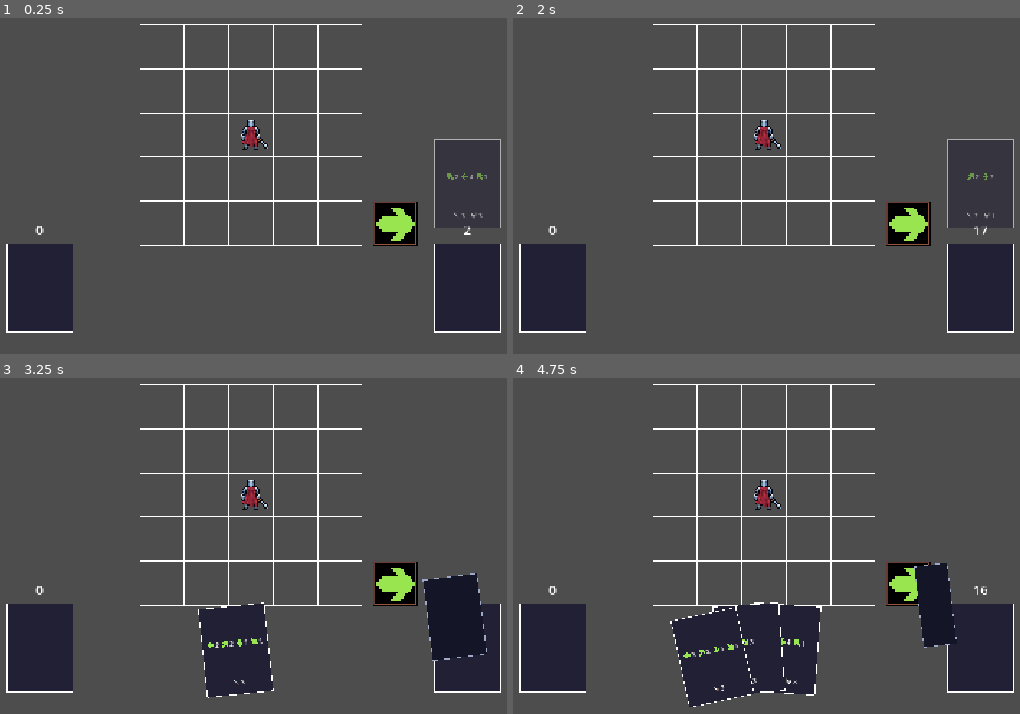
Above: before the commit, frames 1-4 (two rows, left to right).
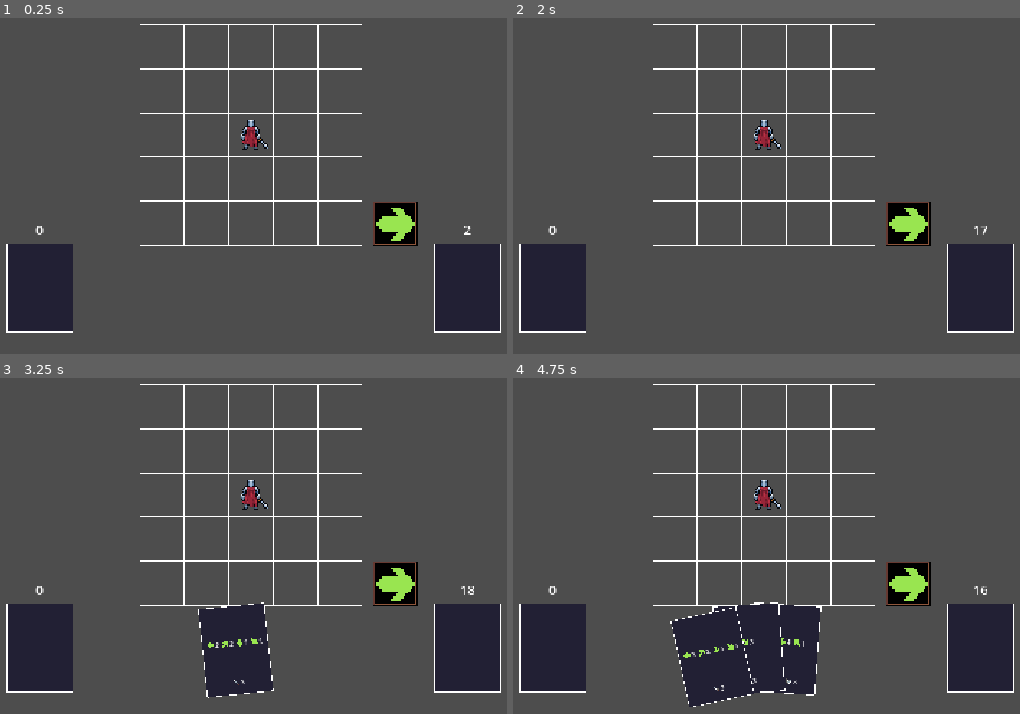
Above: after the commit, the same moments.

Repository: TheLizarditto/Foxtrot1Prototipo
Game: Godot game, scene res://Scenes/main.tscn
Same seed, same stepped clock (60 frames per second), same inputs: the game is played once before the commit and once after it.
Inputs (mouse positions are in pixels of both pictures, inside the frame that each line leads up to):
- Up to frame 1 (0.25 s): no input
- Up to frame 2 (2 s): move the mouse to (938, 112) at 0.52 s; move the mouse to (604, 159) at 1.27 s
- Up to frame 3 (3.25 s): move the mouse to (329, 394) at 2.02 s; move the mouse to (212, 586) at 2.77 s
- Up to frame 4 (4.75 s): move the mouse to (1004, 562) at 3.52 s; move the mouse to (523, 428) at 4.27 s

The runs differ from the first frame. In frame 1, 3.5% of the frame differs, in the area x 85-99%, y 36-63%; in frame 2, 3.5%; in frame 3, 1.1%; in frame 4, 1.5%.
Error after the commit: Invalid assignment of property or key 'texture' with value of type 'Nil' on a base object of type 'Nil'. (res://Scripts/carta.gd:83)

Commit message:
Feat: Controlar el límite máximo de cartas en mano & logica de sprites en el dorso y reverso de las cartas

Diff:
--- a/Scripts/carta.gd
+++ b/Scripts/carta.gd
@@ -37,6 +37,7 @@
 
 @export var tamano_carta := Vector2i(96, 128)
 @export var sprite_fondo: Texture2D
+@export var sprite_reverso: Texture2D
 @export var movimientos: Array[Vector2i] = []
 @export var ataque := 0
 @export var defensa := 0
@@ -48,6 +49,7 @@
 @onready var atributos_contenedor: HBoxContainer = $Contenido/Atributos
 
 var ejecutando := false
+var boca_abajo := false
 
 # Inicializa la carta, ajusta sus valores y muestra movimientos y atributos.
 func _ready() -> void:
@@ -56,12 +58,39 @@
 	delay_entre_movimientos = maxf(delay_entre_movimientos, 0.0)
 	_limitar_movimientos()
 
-	fondo.texture = sprite_fondo
-	if sprite_fondo != null:
-		fondo.scale = Vector2(tamano_carta) / sprite_fondo.get_size()
-
 	_mostrar_movimientos()
 	_mostrar_atributos()
+
+	if boca_abajo:
+		mostrar_reverso()
+	else:
+		mostrar_frente()
+
+
+# Muestra la cara frontal de la carta (frente) con sus datos.
+func mostrar_frente() -> void:
+	boca_abajo = false
+	fondo.texture = sprite_fondo
+	_actualizar_escala_fondo()
+	var contenido := get_node_or_null("Contenido") as CanvasItem
+	if contenido != null:
+		contenido.visible = true
+
+
+# Muestra el reverso de la carta (boca abajo) ocultando sus datos.
+func mostrar_reverso() -> void:
+	boca_abajo = true
+	fondo.texture = sprite_reverso
+	_actualizar_escala_fondo()
+	var contenido := get_node_or_null("Contenido") as CanvasItem
+	if contenido != null:
+		contenido.visible = false
+
+
+# Ajusta la escala del sprite de fondo segun la textura cargada.
+func _actualizar_escala_fondo() -> void:
+	if fondo != null and fondo.texture != null:
+		fondo.scale = Vector2(tamano_carta) / fondo.texture.get_size()
 
 
 # Ejecuta los movimientos de la carta sobre el personaje indicado.
--- a/Scripts/mano.gd
+++ b/Scripts/mano.gd
@@ -31,8 +31,7 @@
 	_actualizar_hover()
 
 
-# Roba la proxima carta del mazo y la agrega al final de la mano. Es para robar una carta
-# Devuelve false si la mano esta llena o el mazo no tiene cartas disponibles.
+# Roba una carta del mazo especificado y la agrega a la mano.
 func robar_carta(mazo_robo: MazoRobo) -> bool:
 	if mazo_robo == null or esta_llena():
 		return false
@@ -47,8 +46,7 @@
 	return true
 
 
-# Roba cartas del mazo hasta completar la cantidad configurada de la mano. Es para llenar la mano
-# Devuelve la cantidad de cartas que pudo cargar.
+# Llena la mano sacando cartas del mazo de robo.
 func cargar_desde_mazo(mazo_robo: MazoRobo) -> int:
 	var cantidad_cargada := 0
 
@@ -58,7 +56,7 @@
 	return cantidad_cargada
 
 
-# Roba una carta y la anima desde el mazo hasta su lugar en la mano.
+# Roba una carta del mazo realizando una animacion desde la posicion del mazo.
 func robar_carta_animada(mazo_robo: MazoRobo) -> bool:
 	if mazo_robo == null or esta_llena():
 		return false
@@ -74,7 +72,7 @@
 	return true
 
 
-# Reparte cartas una por una hasta completar la mano.
+# Llena la mano sacando cartas animadas una por una desde el mazo de robo.
 func cargar_desde_mazo_animada(mazo_robo: MazoRobo) -> int:
 	var cantidad_cargada := 0
 
@@ -87,12 +85,12 @@
 	return cantidad_cargada
 
 
-# Devuelve la cantidad actual de cartas en la mano.
+# Devuelve la cantidad de cartas en la mano.
 func cantidad() -> int:
 	return mano.size()
 
 
-# Indica si la mano alcanzo la cantidad de cartas configurada.
+# Indica si la mano llego a su capacidad maxima.
 func esta_llena() -> bool:
 	return cantidad() >= maxi(cantidad_cartas_mano, 0)
 
@@ -102,7 +100,7 @@
 	return mano.is_empty()
 
 
-# Devuelve una copia de las cartas en el mismo orden en que fueron robadas.
+# Devuelve una copia de las cartas que componen la mano actual.
 func obtener_cartas() -> Array[Dictionary]:
 	var copia_cartas: Array[Dictionary] = []
 
@@ -112,7 +110,7 @@
 	return copia_cartas
 
 
-# Guarda una carta y crea su representacion visual.
+# Registra la carta en la mano interna y crea su representacion visual.
 func _agregar_carta(datos_carta: Dictionary) -> Node2D:
 	mano.append(Carta.normalizar_datos(datos_carta))
 
@@ -123,7 +121,7 @@
 	return carta_visual
 
 
-# Eleva la carta, la gira para mostrar su frente y la lleva en arco a la mano.
+# Anima la llegada de una carta desde el mazo hacia su lugar en el abanico.
 func _animar_carta_robada(carta_visual: Node2D, origen_global: Vector2) -> void:
 	var total := cartas_visuales.size()
 	var indice := total - 1
@@ -134,7 +132,6 @@
 	var tamano_carta := Vector2(carta_visual.get("tamano_carta"))
 	var posicion_elevada := posicion_inicial + tamano_carta * desplazamiento_elevacion_relativo
 	var control_arco := (posicion_elevada + posicion_destino) / 2.0 + Vector2(0.0, -altura_animacion_robo)
-	var contenido := carta_visual.get_node_or_null("Contenido") as CanvasItem
 
 	_acomodar_cartas_existentes(carta_visual, duracion_levantar_carta)
 	carta_visual.position = posicion_inicial
@@ -143,8 +140,8 @@
 	carta_visual.modulate = color_carta_oculta
 	carta_visual.z_index = total + 1
 
-	if contenido != null:
-		contenido.visible = false
+	if carta_visual.has_method("mostrar_reverso"):
+		carta_visual.mostrar_reverso()
 
 	var tween := create_tween()
 	var levantar := tween.tween_property(
@@ -175,7 +172,7 @@
 		maxf(duracion_girar_carta, 0.0)
 	)
 
-	tween.tween_callback(_mostrar_frente_carta.bind(carta_visual, contenido, z_destino))
+	tween.tween_callback(_mostrar_frente_carta.bind(carta_visual, z_destino))
 
 	var segunda_mitad := tween.tween_method(
 		_mover_carta_en_arco.bind(carta_visual, posicion_elevada, control_arco, posicion_destino),
@@ -201,7 +198,7 @@
 	_actualizar_disposicion_visual()
 
 
-# Abre lugar suavemente en el abanico mientras se reparte la carta nueva.
+# Reacomoda progresivamente las cartas que ya estaban en la mano.
 func _acomodar_cartas_existentes(carta_nueva: Node2D, duracion: float) -> void:
 	var total := cartas_visuales.size()
 	if total <= 1:
@@ -231,7 +228,7 @@
 		)
 
 
-# Mueve una carta sobre una curva cuadratica para evitar un recorrido recto.
+# Calcula la posicion sobre una curva cuadratica de Bezier.
 func _mover_carta_en_arco(
 	progreso: float,
 	carta_visual: Node2D,
@@ -247,16 +244,16 @@
 	)
 
 
-# Revela el contenido de la carta justo cuando termina de darse vuelta.
-func _mostrar_frente_carta(carta_visual: Node2D, contenido: CanvasItem, z_destino: int) -> void:
-	if contenido != null:
-		contenido.visible = true
+# Revela la cara frontal de la carta al llegar a la mitad del giro.
+func _mostrar_frente_carta(carta_visual: Node2D, z_destino: int) -> void:
+	if carta_visual.has_method("mostrar_frente"):
+		carta_visual.mostrar_frente()
 
 	carta_visual.modulate = Color.WHITE
 	carta_visual.z_index = z_destino
 
 
-# Distribuye las cartas como un abanico, respetando su orden de izquierda a derecha.
+# Sincroniza la transformacion de cada carta visual segun la cantidad actual.
 func _actualizar_disposicion_visual() -> void:
 	var total := cartas_visuales.size()
 	if total == 0:
@@ -271,7 +268,7 @@
 		carta_visual.z_index = total - indice
 
 
-# Actualiza la carta enfocada solo cuando el mouse cambia de una carta a otra.
+# Detecta el mouse sobre la carta mas al frente y la despliega.
 func _actualizar_hover() -> void:
 	if not mano_lista_para_seleccion:
 		if carta_en_hover != null:
@@ -327,7 +324,7 @@
 	tween_hover = tween
 
 
-# Devuelve la carta visible con mayor prioridad que contiene al mouse.
+# Busca la carta con mayor z_index que este colisionando con el puntero.
 func _obtener_carta_bajo_mouse() -> Node2D:
 	var mouse_local := to_local(get_global_mouse_position())
 	var carta_bajo_mouse: Node2D
@@ -344,8 +341,7 @@
 	return carta_bajo_mouse
 
 
-# Comprueba las zonas interactivas de la carta en el abanico y, si esta enfocada,
-# tambien en su posicion desplegada.
+# Comprueba si el punto esta dentro de la carta en abanico o desplegada.
 func _contiene_mouse(carta_visual: Node2D, mouse_local: Vector2) -> bool:
 	var indice := cartas_visuales.find(carta_visual)
 	if indice < 0:
@@ -366,7 +362,7 @@
 	return absf(punto_desplegado.x) <= tamano_carta.x / 2.0 and absf(punto_desplegado.y) <= tamano_carta.y / 2.0
 
 
-# Calcula la posicion de una carta dentro del abanico.
+# Calcula la posicion de una carta dentro del arco segun su indice.
 func _obtener_posicion_carta(indice: int, total: int) -> Vector2:
 	var centro := float(total - 1) / 2.0
 	var distancia_centro := float(indice) - centro
--- a/Scripts/mazo_robo.gd
+++ b/Scripts/mazo_robo.gd
@@ -18,12 +18,12 @@
 
 var cartas: Array[Dictionary] = []
 
-# Inicializa el contador temporal del mazo de robo.
+
 func _ready() -> void:
 	_actualizar_contador()
 
 
-# Carga las cartas recibidas en la cola del mazo de robo.
+# Carga un conjunto inicial de cartas en el mazo.
 func cargar_cartas(datos_cartas: Array[Dictionary]) -> void:
 	vaciar()
 
@@ -31,19 +31,19 @@
 		insertar_carta(datos)
 
 
-# Vacia todas las cartas guardadas en el mazo de robo.
+# Limpia todas las cartas del mazo.
 func vaciar() -> void:
 	cartas.clear()
 	_actualizar_contador()
 
 
-# Inserta una carta al final de la cola del mazo de robo.
+# Inserta una carta en el mazo.
 func insertar_carta(datos: Dictionary) -> void:
 	cartas.append(Carta.normalizar_datos(datos))
 	_actualizar_contador()
 
 
-# Anima las cartas recibidas entrando al mazo de robo y las inserta en el mismo orden.
+# Anima e inserta cartas progresivamente dentro del mazo.
 func cargar_cartas_animadas(datos_cartas: Array[Dictionary], origen_global: Variant = null) -> void:
 	vaciar()
 
@@ -57,7 +57,7 @@
 		carta.queue_free()
 
 
-# Recarga el mazo de robo con las cartas mezcladas del mazo de descarte si esta vacio.
+# Transfiere y mezcla las cartas del descarte hacia este mazo cuando esta vacio.
 func recargar_desde_descarte(mazo_descarte: MazoDescarte) -> bool:
 	if not esta_vacio():
 		return true
@@ -71,7 +71,7 @@
 	return not esta_vacio()
 
 
-# Devuelve los datos de la proxima carta del mazo de robo.
+# Extrae la carta superior del mazo.
 func robar_carta() -> Dictionary:
 	if cartas.is_empty():
 		return {}
@@ -81,7 +81,7 @@
 	return datos.duplicate(true)
 
 
-# Devuelve la proxima carta y recarga desde el descarte si el mazo queda vacio.
+# Roba una carta y recarga desde el descarte antes o despues si es necesario.
 func robar_carta_con_recarga(mazo_descarte: MazoDescarte) -> Dictionary:
 	if esta_vacio():
 		await recargar_desde_descarte(mazo_descarte)
@@ -94,17 +94,17 @@
 	return datos
 
 
-# Devuelve la cantidad de cartas guardadas en el mazo de robo.
+# Devuelve cuantas cartas quedan en el mazo.
 func cantidad() -> int:
 	return cartas.size()
 
 
-# Indica si el mazo de robo no tiene cartas disponibles.
+# Indica si no quedan cartas.
 func esta_vacio() -> bool:
 	return cartas.is_empty()
 
 
-# Actualiza el contador temporal con la cantidad actual de cartas.
+# Mantiene actualizado el texto del contador visual.
 func _actualizar_contador() -> void:
 	if not is_node_ready():
 		return
@@ -112,10 +112,12 @@
 	contador_cartas.text = str(cantidad())
 
 
-# Crea una carta visual en la posicion de origen de la animacion.
+# Instancia la carta temporal para la animacion de entrada al mazo.
 func _crear_carta_visual_animacion(datos_carta: Dictionary, posicion_origen: Vector2) -> Node2D:
 	var carta := ESCENA_CARTA.instantiate() as Node2D
 	Carta.aplicar_datos(carta, datos_carta)
+	if carta.has_method("mostrar_reverso"):
+		carta.mostrar_reverso()
 	carta.modulate.a = 0.0
 	carta.z_index = 100
 
@@ -128,7 +130,7 @@
 	return carta
 
 
-# Anima una carta visual hasta la posicion del mazo de robo.
+# Anima una carta individual viajando hacia el mazo de robo.
 func _animar_carta_entrando(carta: Node2D, factor_aceleracion: float) -> void:
 	var duracion_aparicion := _obtener_duracion_aparicion(factor_aceleracion)
 	var espera_visible := _obtener_espera_visible(factor_aceleracion)
@@ -150,7 +152,7 @@
 	await tween.finished
 
 
-# Devuelve la posicion desde donde aparecen las cartas de la animacion.
+# Resuelve la posicion inicial desde la que parte la carta antes de entrar al mazo.
 func _obtener_posicion_origen_animacion(origen_global: Variant) -> Vector2:
 	if origen_global is Vector2:
 		return origen_global
@@ -158,7 +160,7 @@
 	return global_position + desplazamiento_carta_sobre_mazo
 
 
-# Calcula que tan rapida debe ser la animacion segun la cantidad de cartas.
+# Calcula un factor de 0 a 1 para acelerar las animaciones si hay muchas cartas.
 func _obtener_factor_aceleracion_animacion(cantidad_cartas: int) -> float:
 	var rango := cantidad_cartas_animacion_rapida - cantidad_cartas_animacion_lenta
 	if rango <= 0:
@@ -171,21 +173,21 @@
 	)
 
 
-# Devuelve la duracion de aparicion ajustada por la cantidad de cartas.
+# Devuelve el tiempo de aparicion escalado por la cantidad de cartas.
 func _obtener_duracion_aparicion(factor_aceleracion: float) -> float:
 	return _interpolar_por_aceleracion(max_duracion_aparicion_carta, min_duracion_aparicion_carta, factor_aceleracion)
 
 
-# Devuelve el tiempo visible de cada carta ajustado por la cantidad de cartas.
+# Devuelve el tiempo de espera visible escalado por la cantidad de cartas.
 func _obtener_espera_visible(factor_aceleracion: float) -> float:
 	return _interpolar_por_aceleracion(max_espera_carta_visible, min_espera_carta_visible, factor_aceleracion)
 
 
-# Devuelve la duracion de entrada al mazo ajustada por la cantidad de cartas.
+# Devuelve el tiempo de desplazamiento al mazo escalado por la cantidad de cartas.
 func _obtener_duracion_entrada(factor_aceleracion: float) -> float:
 	return _interpolar_por_aceleracion(max_duracion_entrada_mazo, min_duracion_entrada_mazo, factor_aceleracion)
 
 
-# Interpola entre el valor lento y rapido usando el factor de aceleracion.
+# Interpola un valor entre lento y rapido segun el factor de aceleracion.
 func _interpolar_por_aceleracion(valor_lento: float, valor_rapido: float, factor_aceleracion: float) -> float:
 	return lerpf(valor_lento, valor_rapido, factor_aceleracion)
